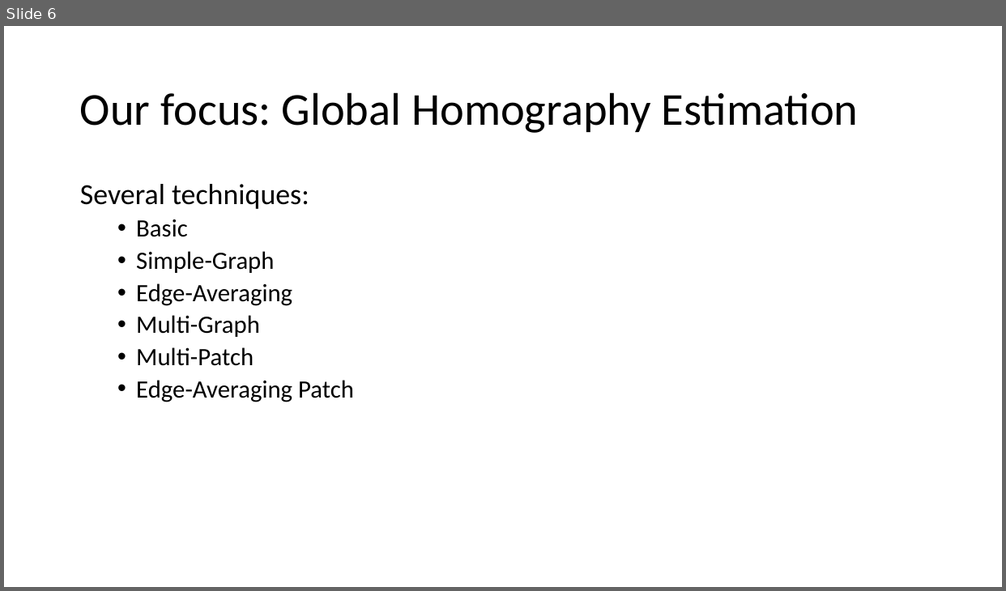
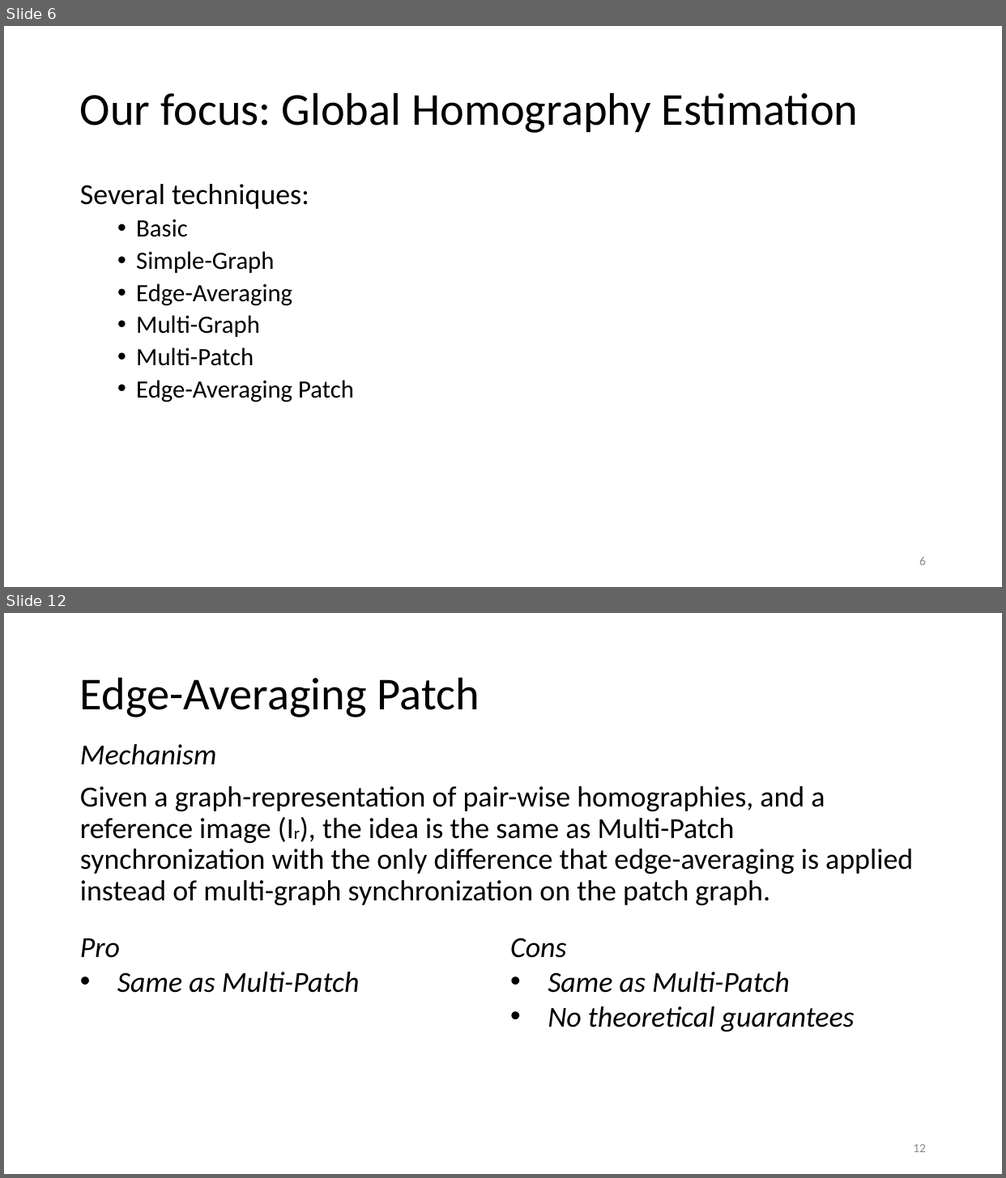
Before and after one commit to fasana-corrado/RGB-Mosaicing-via-Multigraph-Synchronization, a slide deck: presentation.pptx. Shown one above the other, each under a label of ours: slide 6 before the commit, slides 6 and 12 after it; the slides between them are not shown. The pictures are 1006x591 and 1006x1178 pixels, drawn with LibreOffice and Linux fonts; fonts in the diff are those of the drawing. Boxes give left, top, right and bottom in pixels: in the first picture for what was removed or moved away, otherwise in the second. Text is boxed around its words. In the diff, an @@ line names an element or a change of style, - is before the commit and + after.

Commit message:
Updated presentation, fixed multi-patch

```diff
--- a/presentation.pptx
+++ b/presentation.pptx
@@ slide 12 added at (4, 613, 1002, 1174), background #FFFFFF @@
@@ title added at (80, 677, 479, 717), 44 pt, text #000000 @@
+Edge-Averaging Patch
@@ text added at (80, 744, 913, 905), 28 pt, text #000000 @@
+Mechanism
+Given a graph-representation of pair-wise homographies, and a reference image (Ir), the idea is the same as Multi-Patch synchronization with the only difference that edge-averaging is applied instead of multi-graph synchronization on the patch graph.
@@ text added at (80, 939, 360, 993), 28 pt, text #000000, italic @@
+Pro
+• Same as Multi-Patch
@@ text added at (510, 938, 854, 1032), 28 pt, text #000000, italic @@
+Cons
+• Same as Multi-Patch
+• No theoretical guarantees
@@ page number added at (913, 1144, 926, 1152), 12 pt, text #8C8C8C @@
+12
@@ slide 6 changed as well @@
@@ page number added at (919, 557, 926, 565), 12 pt, text #8C8C8C @@
+6
```
Also in this commit, not shown: 5 other slides changed, 11 other slides added, 1 slide removed, 10 other files.
